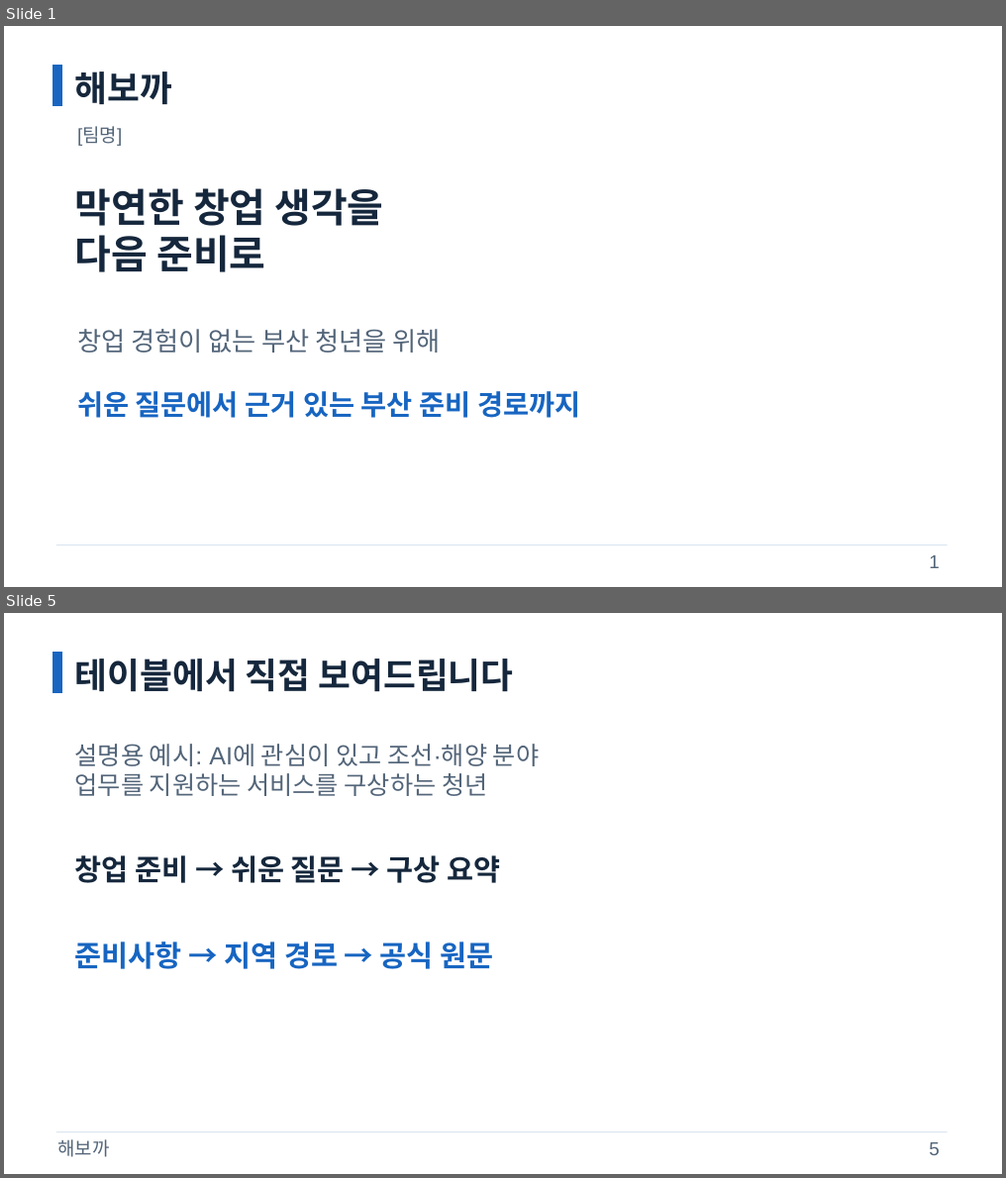
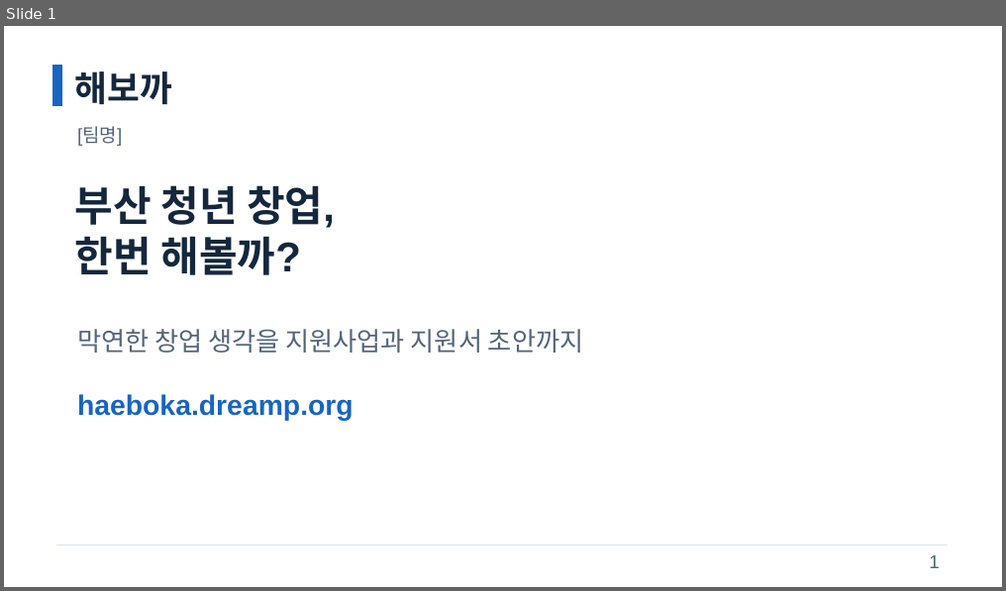
Before and after one commit to samsepi0l-1337/hackaton, a slide deck: docs/presentation/gil-pitch.pptx. Shown one above the other, each under a label of ours: slides 1 and 5 before the commit, slide 1 after it; the slides between them are not shown. The pictures are 1006x1178 and 1006x591 pixels, drawn with LibreOffice and Linux fonts; fonts in the diff are those of the drawing. Boxes give left, top, right and bottom in pixels: in the first picture for what was removed or moved away, otherwise in the second. Text is boxed around its words. In the diff, an @@ line names an element or a change of style, - is before the commit and + after.

```diff
--- a/docs/presentation/gil-pitch.pptx
+++ b/docs/presentation/gil-pitch.pptx
@@ slide 5 removed at (x1=4, y1=613, x2=1002, y2=1174), background #FFFFFF @@
@@ rectangle removed at (x1=53, y1=652, x2=62, y2=693) @@
@@ text removed at (x1=75, y1=659, x2=514, y2=692) @@
-테이블에서 직접 보여드립니다
@@ text removed at (x1=75, y1=744, x2=539, y2=796) @@
-설명용 예시: AI에 관심이 있고 조선·해양 분야
-업무를 지원하는 서비스를 구상하는 청년
@@ text removed at (x1=75, y1=856, x2=500, y2=883) @@
-창업 준비 → 쉬운 질문 → 구상 요약
@@ text removed at (x1=75, y1=942, x2=494, y2=969) @@
-준비사항 → 지역 경로 → 공식 원문
@@ line removed from (56, 1133) to (947, 1133) @@
@@ text removed at (x1=57, y1=1140, x2=109, y2=1157) @@
-해보까
@@ text removed at (x1=929, y1=1143, x2=940, y2=1156) @@
-5
@@ slide 1 changed as well @@
@@ text at (x1=75, y1=185, x2=335, y2=275): text changed; size 38 to 40 pt @@
-막연한 창업 생각을
-다음 준비로
+부산 청년 창업,
+한번 해볼까?
@@ text at (x1=77, y1=329, x2=583, y2=353): text changed @@
-창업 경험이 없는 부산 청년을 위해
+막연한 창업 생각을 지원사업과 지원서 초안까지
@@ text at (x1=77, y1=394, x2=353, y2=420): text changed @@
-쉬운 질문에서 근거 있는 부산 준비 경로까지
+haeboka.dreamp.org
```
Also in this commit, not shown: 1 other slide changed, 5 slides added, 3 other slides removed, 4 other files.
